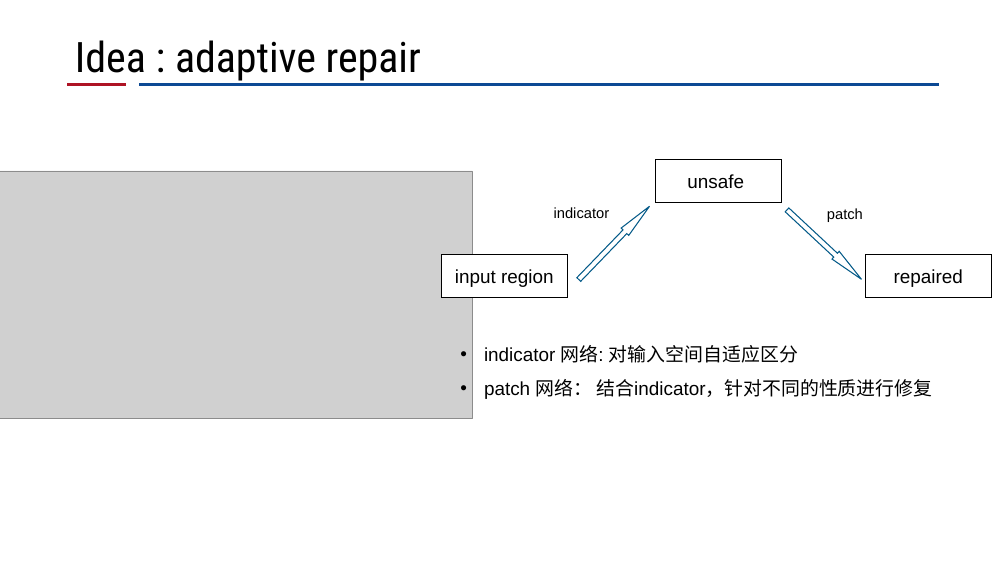
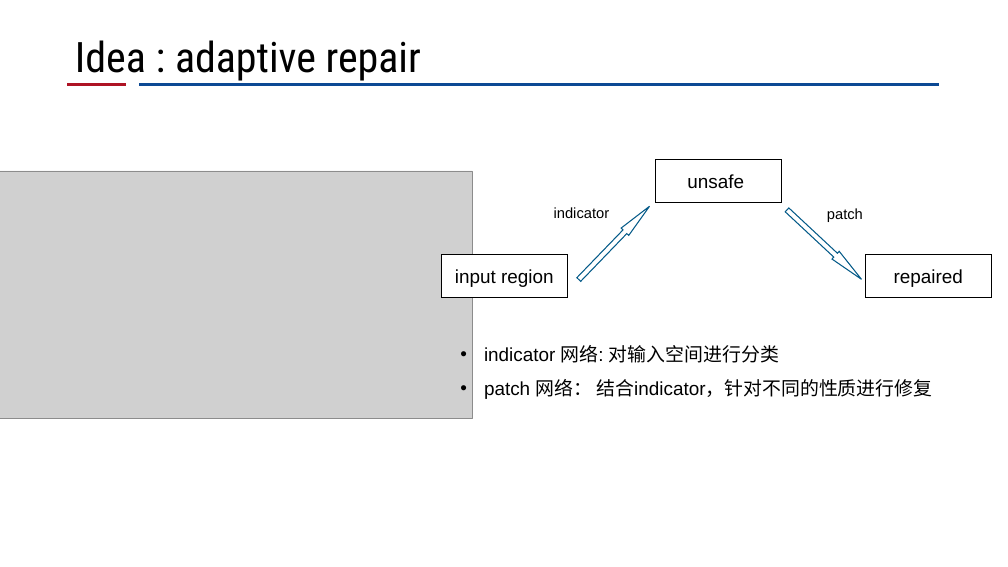
Before and after one commit to CRhapsody/Presentation_Slides, a slide deck: slide 9 of 神经网络修复工作进展.pptx. Drawn at 1008x567 pixels with LibreOffice and Linux fonts; fonts in the diff are those of the drawing; grey boxes stand for pictures; background and template pictures are left out. Boxes give left, top, right and bottom in pixels: in the first picture for what was removed or moved away, otherwise in the second. Text is boxed around its words. In the diff, an @@ line names an element or a change of style, - is before the commit and + after.

```diff
--- a/神经网络修复工作进展.pptx
+++ b/神经网络修复工作进展.pptx
@@ text at [484, 345, 779, 363]: text changed @@
-• indicator 网络: 对输入空间自适应区分
+• indicator 网络: 对输入空间进行分类
```
Also in this commit, not shown: 2 other slides changed.
